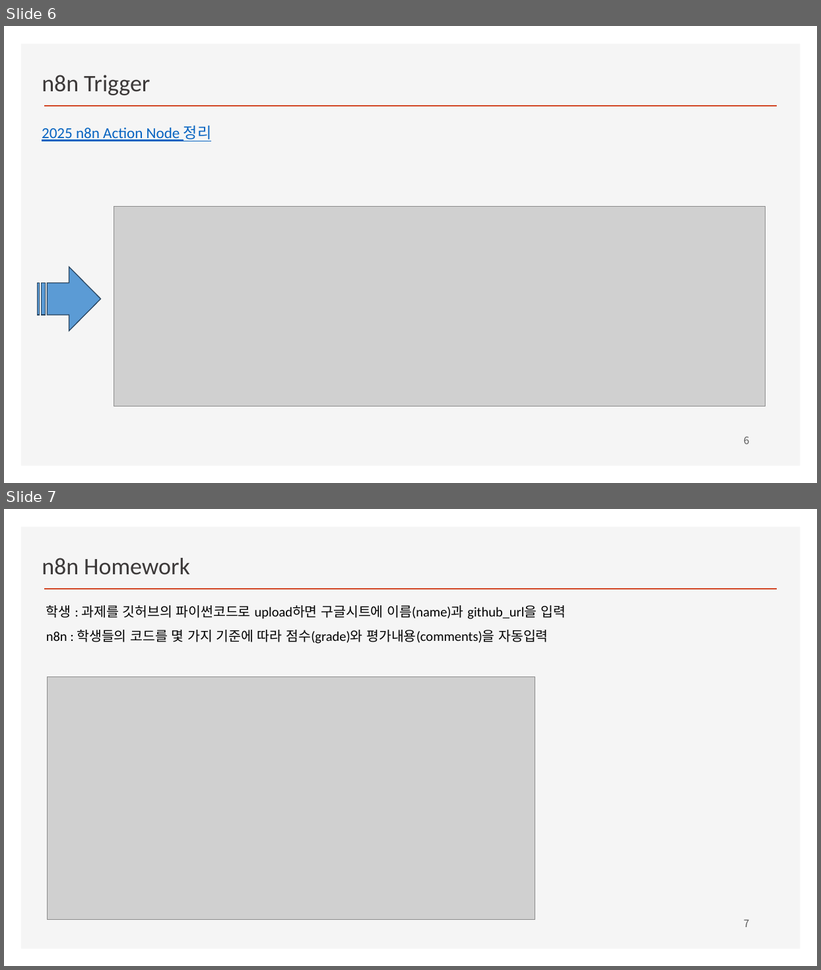
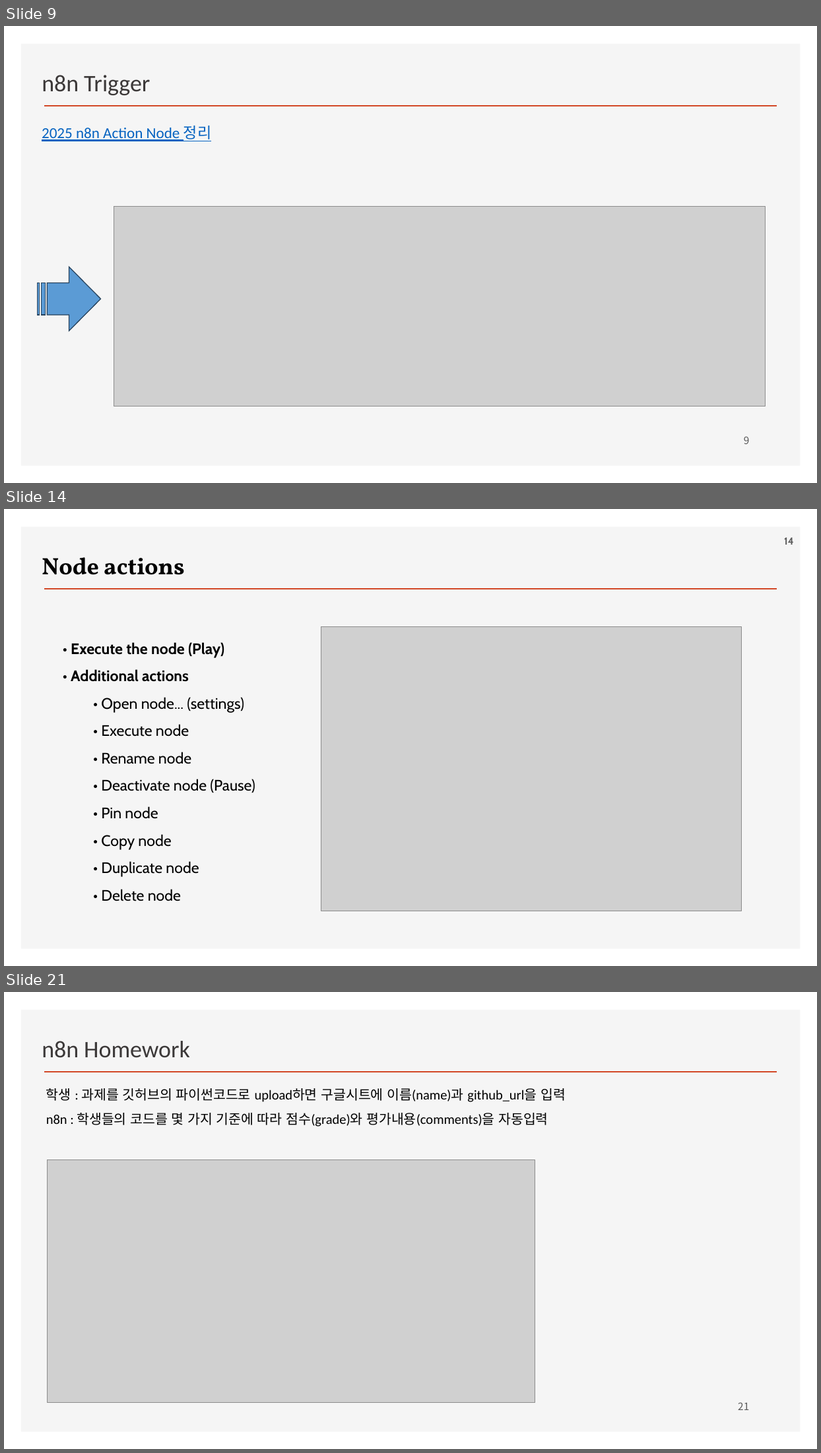
Before and after one commit to ancestor9/2026_Fall_Learning-Langchain-AI-Agent, a slide deck: PPTs/04_AI Workflow_n8n.pptx. Shown one above the other, each under a label of ours: slides 6 and 7 before the commit, slides 9, 14 and 21 after it; the slides between them are not shown. The pictures are 821x970 and 821x1453 pixels, drawn with LibreOffice and Linux fonts; fonts in the diff are those of the drawing; grey boxes stand for pictures; background and template pictures are left out. Boxes give left, top, right and bottom in pixels: in the first picture for what was removed or moved away, otherwise in the second. Text is boxed around its words. In the diff, an @@ line names an element or a change of style, - is before the commit and + after.

```diff
--- a/PPTs/04_AI Workflow_n8n.pptx
+++ b/PPTs/04_AI Workflow_n8n.pptx
@@ slide 14 added at <box>4,509,817,966</box>, background #FFFFFF; not listed: 2 template elements that a slide beside it also shows @@
@@ page number added at <box>784,537,794,545</box>, 12 pt, text #595959, bold @@
+14
@@ text added at <box>42,557,185,575</box>, 28 pt, text #000000, bold @@
+Node actions
@@ picture added at <box>321,626,742,912</box> @@
@@ text added at <box>71,642,255,902</box>, 18 pt, text #000000 @@
+• Execute the node (Play)
+• Additional actions
+  • Open node... (settings)
+  • Execute node
+  • Rename node
+  • Deactivate node (Pause)
+  • Pin node
+  • Copy node
+  • Duplicate node
+  • Delete node
@@ what was slide 6 is now slide 9 @@
@@ page number at <box>744,437,750,444</box>: text changed @@
-6
+9
@@ what was slide 7 is now slide 21 @@
@@ page number at <box>738,1403,749,1410</box>: text changed @@
-7
+21
```
Also in this commit, not shown: 13 other slides added.
